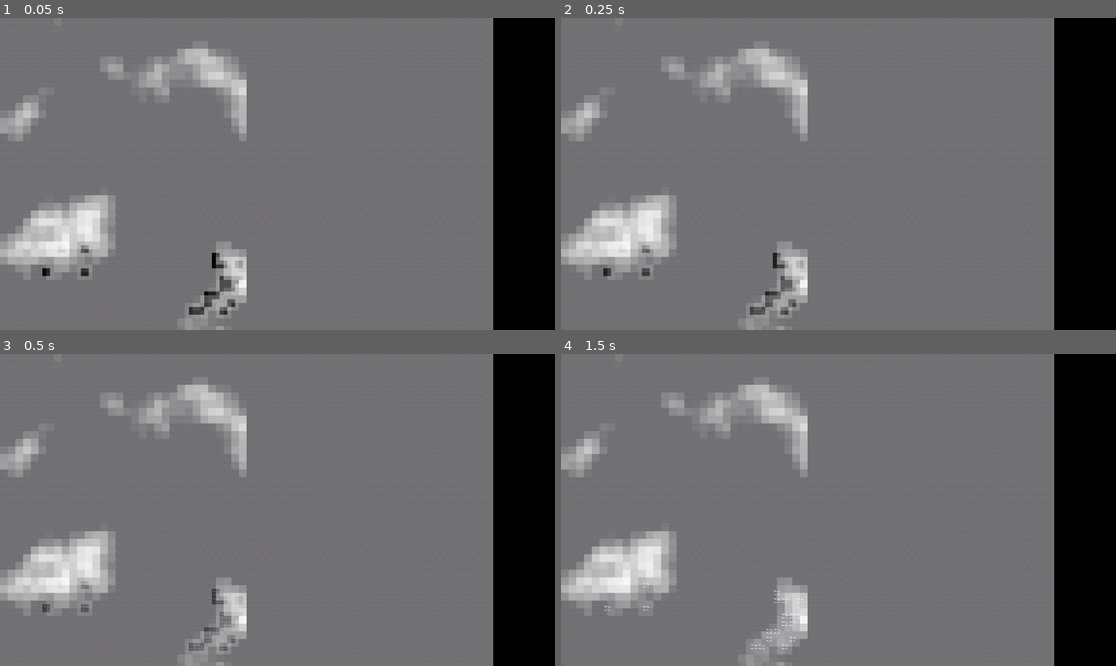
Above: before the commit, frames 1-4 (two rows, left to right).
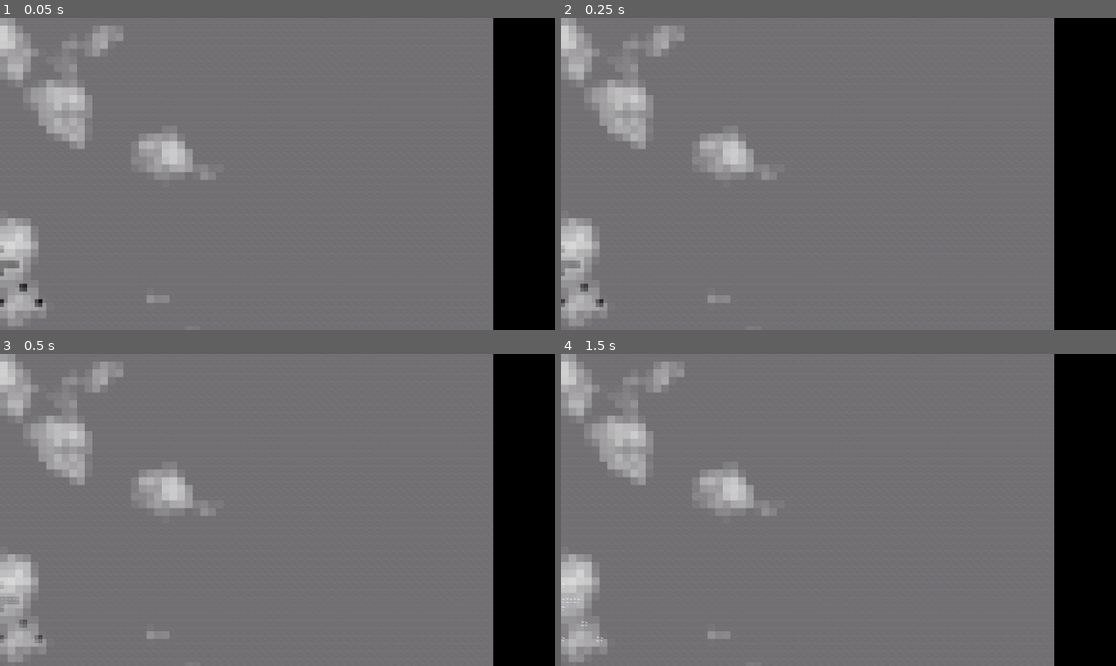
Above: after the commit, the same moments.

Repository: CoolGabrijel/excavator2
Game: Godot game, scene res://scenes/test_ore_gen.tscn
Two runs of this game, one before a commit and one after it. Both use one fixed random seed, a clock stepped at 60 frames per second and the inputs below. This scene is started directly instead of the project's main scene.
Inputs (mouse positions are in pixels of both pictures, inside the frame that each line leads up to):
- Up to frame 1 (0.05 s): no input
- Up to frame 2 (0.25 s): no input
- Up to frame 3 (0.5 s): no input
- Up to frame 4 (1.5 s): tap Enter at 0.5 s; move the mouse to (810, 572) at 0.52 s; hold W (Up) from 0.53 s (still down); click (810, 572) at 0.67 s; tap Space at 1.25 s; move the mouse to (1005, 556) at 1.27 s; click (1005, 556) at 1.42 s

The runs differ from the first frame. In frame 1, 13% of the frame differs, in the area x 0-45%, y 0-100%; in frame 2, 12%; in frame 3, 12%; in frame 4, 13%.

Commit message:
Pinning functionality implemented

Diff:
--- /dev/null
+++ b/components/pin_display.tscn
@@ -0,0 +1,66 @@
+[gd_scene load_steps=2 format=3 uid="uid://c01d2kvhwa6yv"]
+
+[ext_resource type="Script" uid="uid://bcgxxwbvqg5e5" path="res://scripts/pin_display.gd" id="1_ss8et"]
+
+[node name="PinDisplay" type="Control"]
+layout_mode = 3
+anchors_preset = 15
+anchor_right = 1.0
+anchor_bottom = 1.0
+grow_horizontal = 2
+grow_vertical = 2
+mouse_filter = 2
+script = ExtResource("1_ss8et")
+
+[node name="Panel" type="Panel" parent="."]
+layout_mode = 1
+anchors_preset = 1
+anchor_left = 1.0
+anchor_right = 1.0
+offset_left = -251.0
+offset_top = 10.0
+offset_right = -10.0
+offset_bottom = 299.0
+grow_horizontal = 0
+mouse_filter = 2
+
+[node name="Header" type="Label" parent="Panel"]
+layout_mode = 1
+anchors_preset = 10
+anchor_right = 1.0
+offset_top = 3.0
+offset_bottom = 27.0
+grow_horizontal = 2
+text = "Upgrade Name"
+horizontal_alignment = 1
+vertical_alignment = 1
+
+[node name="HSeparator" type="HSeparator" parent="Panel"]
+layout_mode = 1
+anchors_preset = 14
+anchor_top = 0.5
+anchor_right = 1.0
+anchor_bottom = 0.5
+offset_top = -115.5
+offset_bottom = -111.5
+grow_horizontal = 2
+grow_vertical = 2
+
+[node name="Costs" type="RichTextLabel" parent="Panel"]
+layout_mode = 1
+anchors_preset = 15
+anchor_right = 1.0
+anchor_bottom = 1.0
+offset_left = 7.0
+offset_top = 38.0
+offset_right = -7.0
+offset_bottom = -5.0
+grow_horizontal = 2
+grow_vertical = 2
+mouse_filter = 2
+bbcode_enabled = true
+text = "[color=green]1/1 Qapur [/color]
+0/2 Eyerhon
+0/3 Goaled
+0/4 Youraeneeyum
+0/5 Tit Ayyneium"
--- a/components/stat_upgrade.tscn
+++ b/components/stat_upgrade.tscn
@@ -1,8 +1,9 @@
-[gd_scene load_steps=8 format=3 uid="uid://dwk7twssgy063"]
+[gd_scene load_steps=9 format=3 uid="uid://dwk7twssgy063"]
 
 [ext_resource type="Script" uid="uid://b7raphcfoi3wi" path="res://scripts/stat_upgrade.gd" id="1_tb4wv"]
 [ext_resource type="Script" uid="uid://b6igt7d4d6eks" path="res://scripts/upgrade_button.gd" id="2_axbjy"]
 [ext_resource type="Texture2D" uid="uid://omml6cvyysw5" path="res://textures/pin.tres" id="3_axbjy"]
+[ext_resource type="Script" uid="uid://b2h1h424n70wo" path="res://scripts/pin_button.gd" id="4_jd6p8"]
 
 [sub_resource type="StyleBoxFlat" id="StyleBoxFlat_xfvoa"]
 bg_color = Color(0.338, 0.5252, 0.65, 1)
@@ -96,3 +97,4 @@
 tooltip_text = "Pin Ingredients"
 mouse_default_cursor_shape = 2
 icon = ExtResource("3_axbjy")
+script = ExtResource("4_jd6p8")
--- a/ores/Copper.tres
+++ b/ores/Copper.tres
@@ -9,7 +9,7 @@
 colors = PackedColorArray(1, 1, 1, 0, 1, 1, 1, 1)
 
 [sub_resource type="FastNoiseLite" id="FastNoiseLite_i7x3i"]
-seed = -1515914779
+seed = -829808808
 frequency = 0.0855
 
 [sub_resource type="NoiseTexture2D" id="NoiseTexture2D_af3ny"]
--- a/ores/Diamond.tres
+++ b/ores/Diamond.tres
@@ -10,7 +10,7 @@
 
 [sub_resource type="FastNoiseLite" id="FastNoiseLite_vnwuv"]
 noise_type = 0
-seed = -74676337
+seed = -1170854105
 frequency = 0.4833
 
 [sub_resource type="NoiseTexture2D" id="NoiseTexture2D_22uan"]
--- a/ores/Iron.tres
+++ b/ores/Iron.tres
@@ -10,7 +10,7 @@
 
 [sub_resource type="FastNoiseLite" id="FastNoiseLite_ud7q6"]
 noise_type = 2
-seed = 1214447162
+seed = -698633636
 frequency = 0.1634
 fractal_type = 0
 
--- a/ores/Silver.tres
+++ b/ores/Silver.tres
@@ -9,7 +9,7 @@
 colors = PackedColorArray(1, 1, 1, 0, 1, 1, 1, 1)
 
 [sub_resource type="FastNoiseLite" id="FastNoiseLite_i7x3i"]
-seed = -1445100220
+seed = 1521143819
 frequency = 0.045
 
 [sub_resource type="NoiseTexture2D" id="NoiseTexture2D_af3ny"]
--- a/ores/Uranium.tres
+++ b/ores/Uranium.tres
@@ -10,7 +10,7 @@
 
 [sub_resource type="FastNoiseLite" id="FastNoiseLite_ud7q6"]
 noise_type = 2
-seed = -1588858769
+seed = 2144196709
 frequency = 0.0457
 
 [sub_resource type="NoiseTexture2D" id="NoiseTexture2D_i7x3i"]
--- a/scenes/main.tscn
+++ b/scenes/main.tscn
@@ -1,7 +1,8 @@
-[gd_scene load_steps=4 format=3 uid="uid://by86bhvu38sxh"]
+[gd_scene load_steps=5 format=3 uid="uid://by86bhvu38sxh"]
 
 [ext_resource type="PackedScene" uid="uid://nen6gdpusaex" path="res://scenes/world.tscn" id="1_0wfyh"]
 [ext_resource type="Script" uid="uid://bqcd2apx8kbxh" path="res://scripts/scene_manager.gd" id="2_0wfyh"]
+[ext_resource type="PackedScene" uid="uid://c01d2kvhwa6yv" path="res://components/pin_display.tscn" id="2_jyhfs"]
 [ext_resource type="PackedScene" uid="uid://dten3tw28j4f8" path="res://scenes/shop.tscn" id="3_jyhfs"]
 
 [node name="Main" type="Node"]
@@ -10,6 +11,8 @@
 script = ExtResource("2_0wfyh")
 
 [node name="CanvasLayer" type="CanvasLayer" parent="."]
+
+[node name="PinDisplay" parent="CanvasLayer" instance=ExtResource("2_jyhfs")]
 
 [node name="Shop" parent="CanvasLayer" instance=ExtResource("3_jyhfs")]
 visible = false
--- /dev/null
+++ b/scripts/pin_button.gd
@@ -0,0 +1,12 @@
+extends Button
+
+@onready var label: Label = $"../Label"
+
+func _pressed() -> void:
+	var parent := get_parent()
+
+	for child in parent.get_children():
+		if child is UpgradeButton:
+			if child.tooltip_text != "BOUGHT":
+				PinDisplay.instance.pin_recipe(label.text, child.cost)
+				return
--- /dev/null
+++ b/scripts/pin_display.gd
@@ -0,0 +1,45 @@
+class_name PinDisplay
+extends Control
+
+static var instance: PinDisplay
+static var current_recipe: Dictionary[String, int]
+static var current_upgrade_name: String
+
+@onready var header: Label = $Panel/Header
+@onready var costs: RichTextLabel = $Panel/Costs
+
+func _ready() -> void:
+	instance = self
+	update_display()
+
+func _process(_delta: float) -> void:
+	update_display()
+
+func pin_recipe(upgrade_name: String, recipe: Dictionary[String, int]):
+	current_recipe = recipe
+	current_upgrade_name = upgrade_name
+	update_display()
+
+func update_display():
+	if current_recipe == null || current_recipe.is_empty():
+		hide()
+		return
+	else:
+		show()
+
+	header.text = current_upgrade_name
+
+	costs.text = ""
+	for ore in current_recipe:
+		var amount_in_inv: int = 0
+		if Inventory.ores.has(ore):
+			amount_in_inv = Inventory.ores[ore]
+
+		var line: String = str(amount_in_inv, "/", current_recipe[ore], " ", ore, "\n")
+
+		if amount_in_inv >= current_recipe[ore]:
+			costs.push_color(Color.GREEN)
+			costs.append_text(line)
+			costs.pop()
+		else:
+			costs.append_text(line)
Not shown, added: scripts/pin_button.gd.uid
Not shown, added: scripts/pin_display.gd.uid
